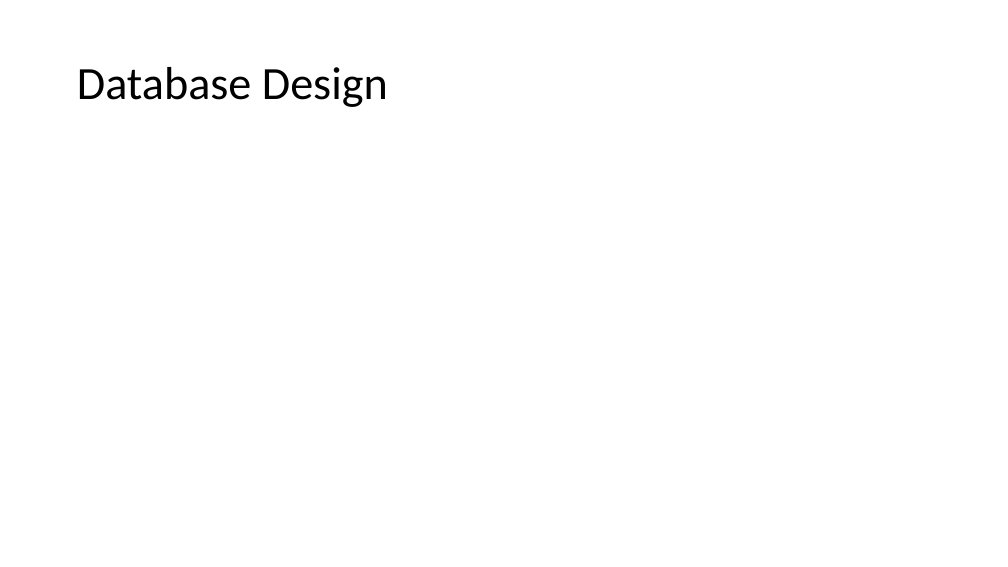
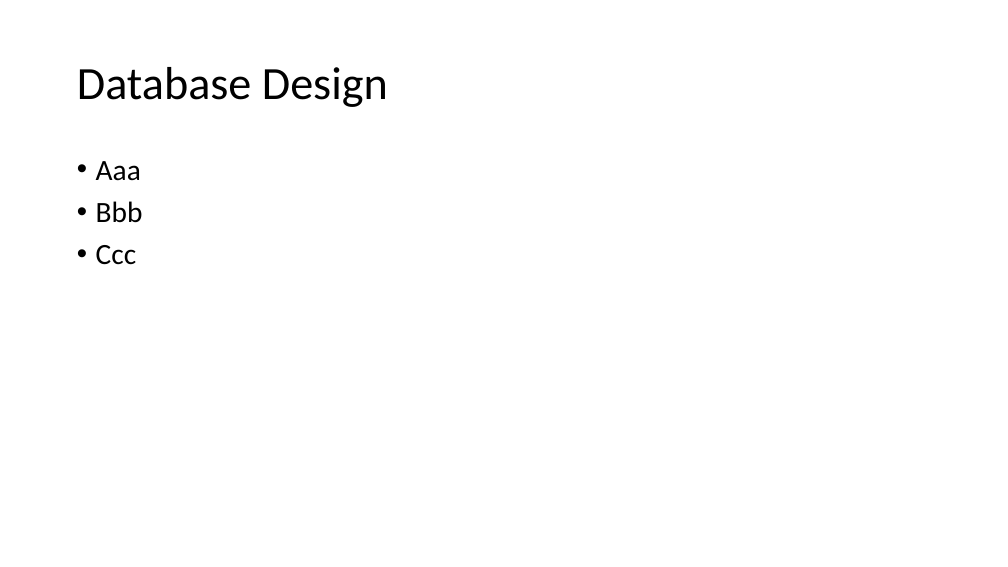
Before and after one commit to secure73/vita_presentation, a slide deck: slide 6 of vita.pptx. Drawn at 1008x567 pixels with LibreOffice and Linux fonts; fonts in the diff are those of the drawing. Boxes give left, top, right and bottom in pixels: in the first picture for what was removed or moved away, otherwise in the second. Text is boxed around its words. In the diff, an @@ line names an element or a change of style, - is before the commit and + after.

Commit message:
Ahmet Dokumantion Anderung

```diff
--- a/vita.pptx
+++ b/vita.pptx
@@ text added at (96, 161, 143, 265), 28 pt, text #000000 @@
+• Aaa
+• Bbb
+• Ccc
```
